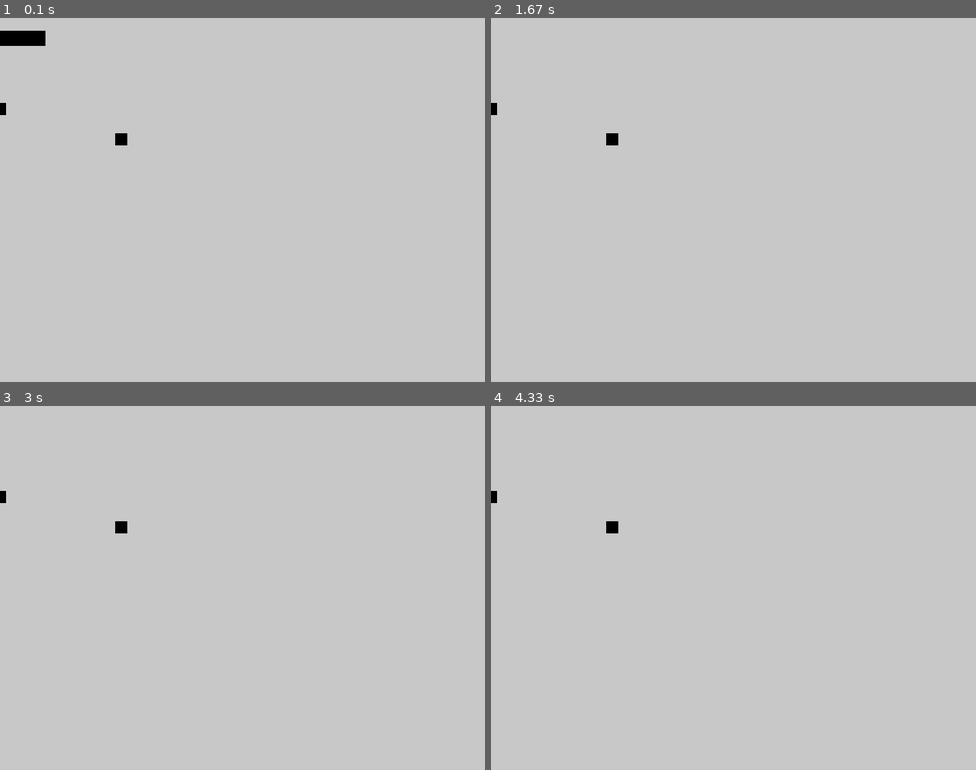
Above: before the commit, frames 1-4 (two rows, left to right).
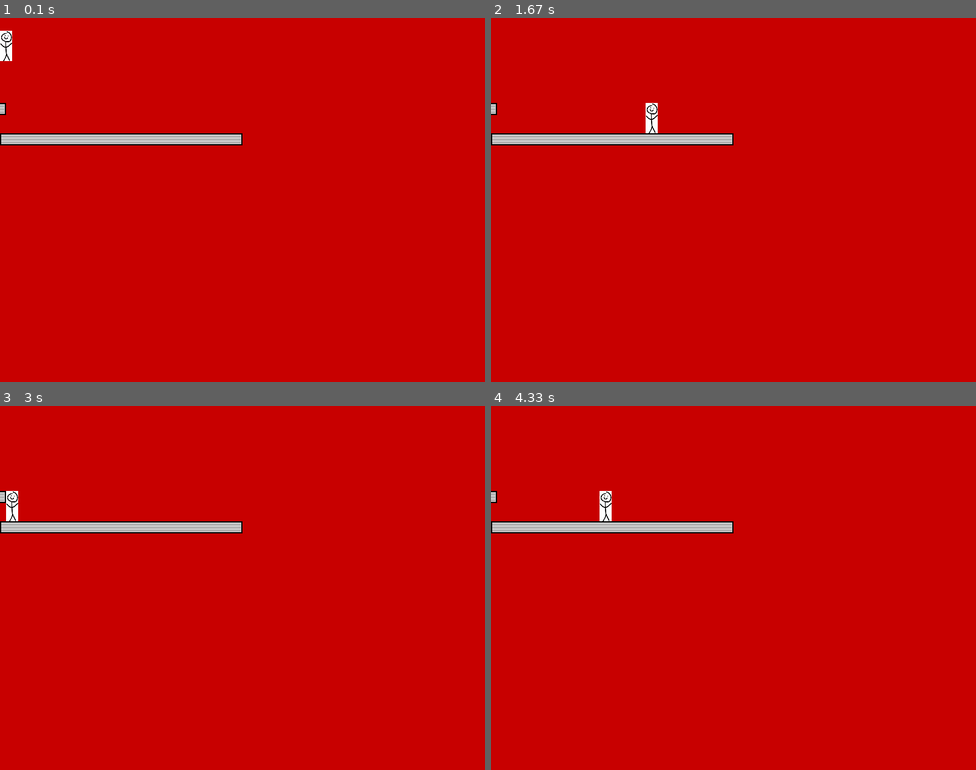
Above: after the commit, the same moments.

Repository: CS196Illinois/Group10-FA21
Game: pygame game, started from Project/basicCharacter.py
Two runs of this game, one before a commit and one after it. Both use one fixed random seed, a clock stepped at 60 frames per second and the inputs below.
Inputs:
- Up to frame 1 (0.1 s): no input
- Up to frame 2 (1.67 s): hold Right 0.33-0.8 s; hold Up 0.83-1.13 s; hold Right 1.17-1.63 s
- Up to frame 3 (3 s): hold Left 1.67-2.2 s; hold Left 2.57-2.97 s
- Up to frame 4 (4.33 s): hold Up 3-3.37 s; hold Right 3.4-4.03 s

The runs differ from the first frame. In frame 1, 99% of the frame differs, in the area x 0-100%, y 0-100%; in frame 2, 99%; in frame 3, 99%; in frame 4, 99%.

Commit message:
new platform look and player image

Diff:
--- a/Project/basicCharacter.py
+++ b/Project/basicCharacter.py
@@ -24,8 +24,8 @@
 
     def __init__(self):
         super(Player, self).__init__()
-        self.surf = pygame.Surface((75,25))
-        self.surf.set_colorkey((255, 255, 255), RLEACCEL)
+        #self.surf = pygame.Surface((20,50))
+        self.surf = pygame.transform.scale(pygame.image.load("Project\playerSprite.png").convert(), (20,50))
         self.rect = self.surf.get_rect()
         self.dx, self.dy = 0, 0
         self.touchingPlatform = False
@@ -95,10 +95,6 @@
                     self.rect.move_ip(collidedSprite.rect.right - self.rect.left, 0)
                     self.dx = 0
 
-
-
-
-
         if self.rect.left < 0:
             self.rect.left = 0
         elif self.rect.right > SCREEN_WIDTH:
@@ -113,10 +109,14 @@
    def __init__(self, xPos, yPos, xSize, ySize):
         super(Platform, self).__init__()
         self.surf = pygame.Surface((xSize,ySize))
-        self.surf.set_colorkey((0,0,1), RLEACCEL)
+        self.surf.fill((0, 0, 0))
         self.rect = self.surf.get_rect(
             center = (xPos, yPos)
         )
+
+        pygame.draw.rect(self.surf, (200, 200, 200), pygame.Rect(2, 2, self.rect.width - 4, self.rect.height - 4))
+        for i in range(5, self.rect.height - 2, 5):
+            pygame.draw.line(self.surf, (150, 150, 150), (2, i), (self.rect.width - 4, i))
 
 # helper function that creates a new platform and adds it to the needed sprite groups
 def newPlatform(xPos, yPos, xSize, ySize):
@@ -129,7 +129,6 @@
 clock = pygame.time.Clock()
 
 screen = pygame.display.set_mode((SCREEN_WIDTH, SCREEN_HEIGHT))
-
 
 
 player = Player()
@@ -145,7 +144,7 @@
 
 # (xpos, ypos, xsize, ysize): xpos, ypos represents coordinates of the center of the rectangle
 newPlatform(0, 150, 20, 20)
-newPlatform(200, 200, 20, 20)
+newPlatform(200, 200, 400, 20)
 
 #move_up_sound = pygame.mixer.Sound("ao.ogg")
 #move_down_sound = pygame.mixer.Sound("ao.ogg")
@@ -170,7 +169,7 @@
 
     player.update(pressed_keys, solid_sprites)
 
-    screen.fill((200, 200, 200))
+    screen.fill((200, 0, 0))
 
     for entity in all_sprites:
         screen.blit(entity.surf, entity.rect)
Binary file added: Project/playerSprite.png
